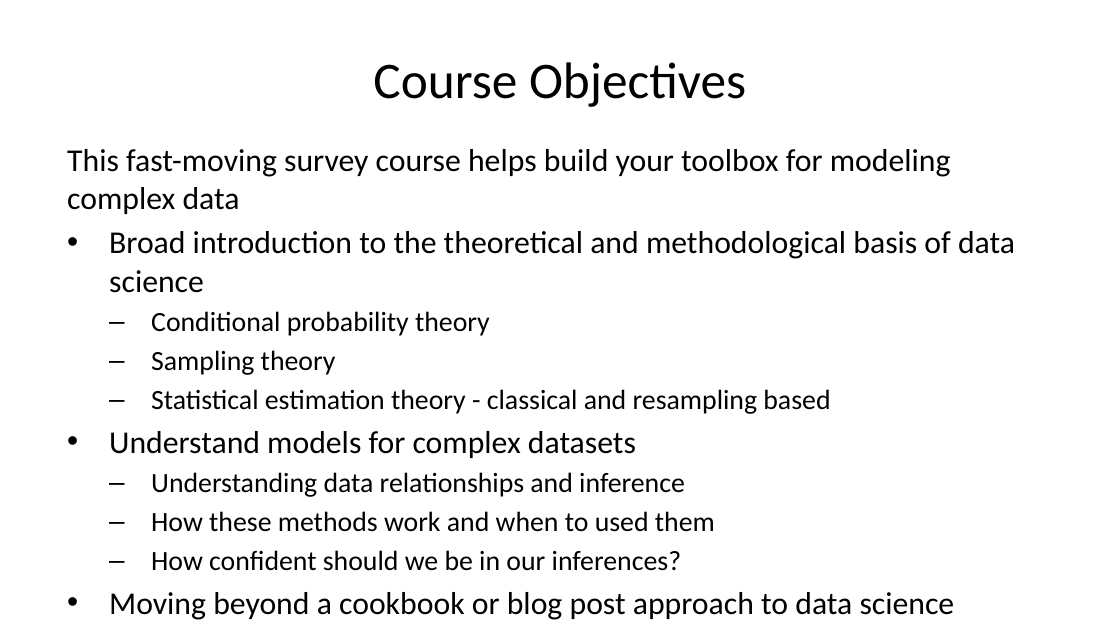
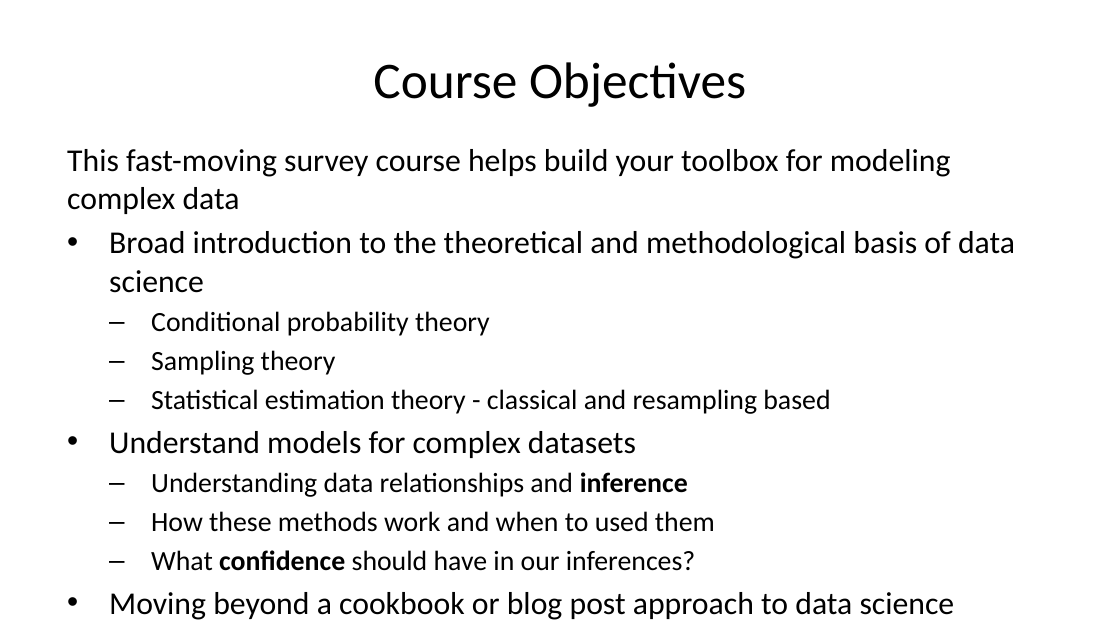
Before and after one commit to StephenElston/CSCI-E-83, a slide deck: slide 6 of LectureSlides/01_PreceptionForScientificVisualization.pptx (slide 5 before the commit). Drawn at 1120x630 pixels with LibreOffice and Linux fonts; fonts in the diff are those of the drawing. Boxes give left, top, right and bottom in pixels: in the first picture for what was removed or moved away, otherwise in the second. Text is boxed around its words. In the diff, an @@ line names an element or a change of style, - is before the commit and + after.

```diff
--- a/LectureSlides/01_PreceptionForScientificVisualization.pptx
+++ b/LectureSlides/01_PreceptionForScientificVisualization.pptx
@@ text at <box>151,472,688,497</box>: bold on in "inference" @@
@@ text at <box>151,550,695,571</box>: text changed @@
-  – How confident should we be in our inferences?
+  – What confidence should have in our inferences?
```
Also in this commit, not shown: 29 other slides changed, 4 slides added, 2 slides removed.
